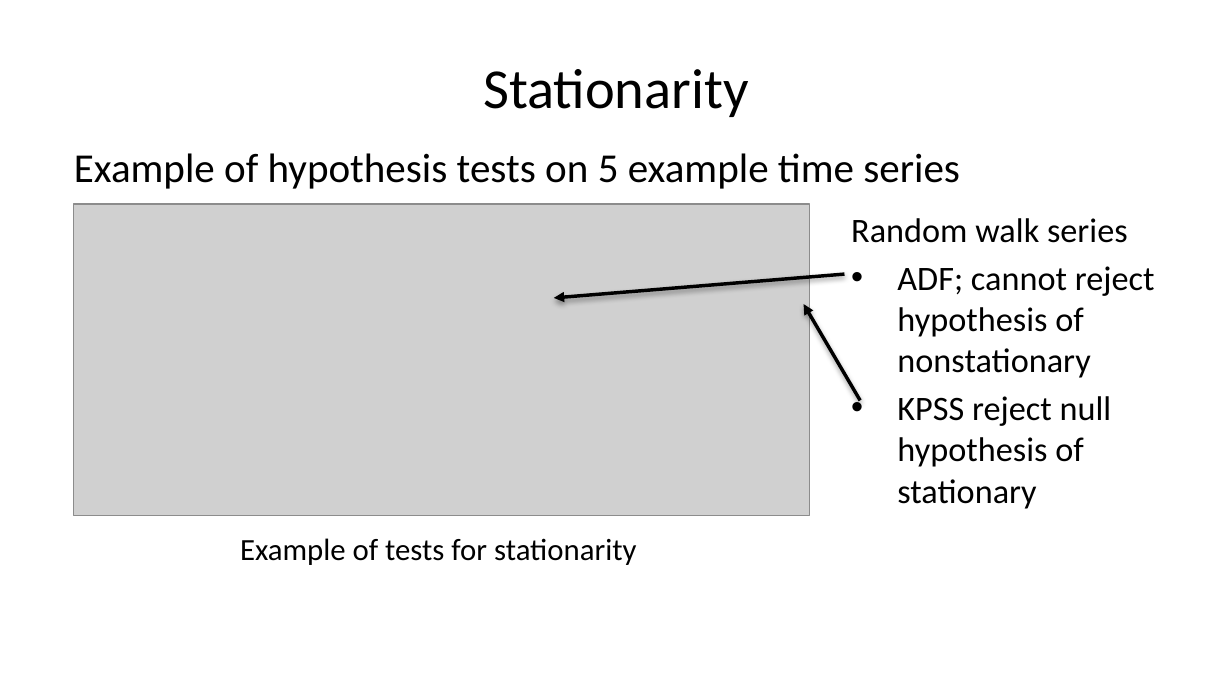
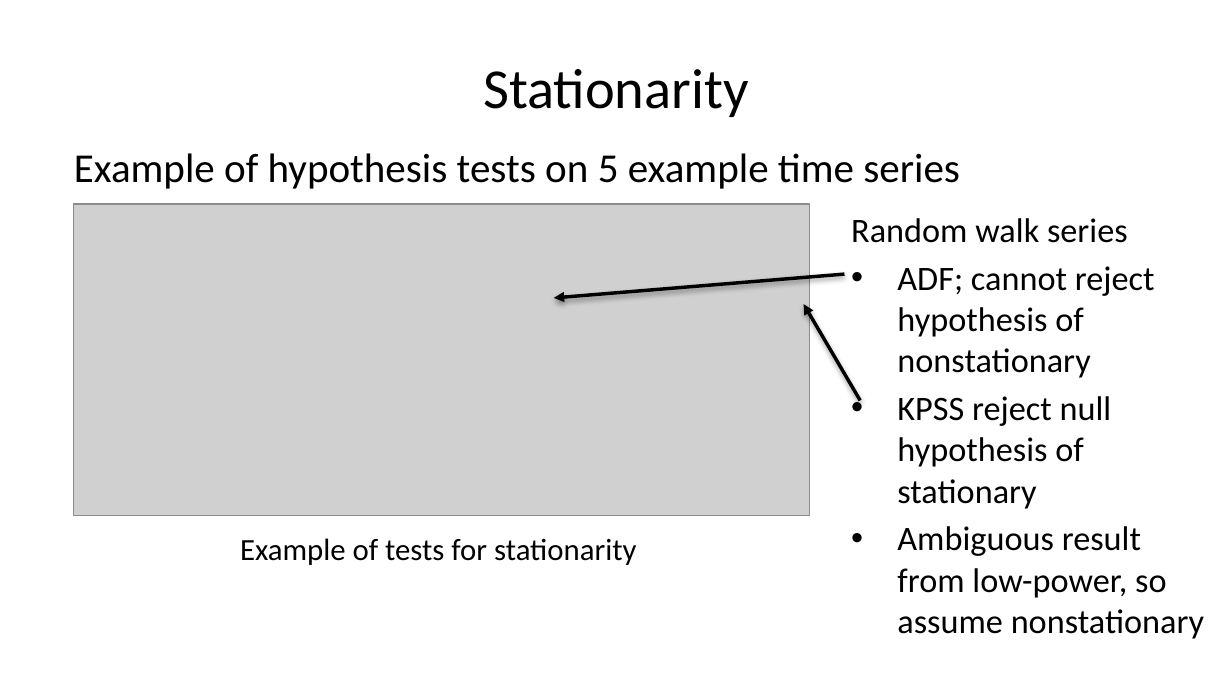
Before and after one commit to StephenElston/CSCI-E-83, a slide deck: slide 68 of LectureSlides/11_PropertiesOfTimeSeries.pptx. Drawn at 1232x693 pixels with LibreOffice and Linux fonts; fonts in the diff are those of the drawing; grey boxes stand for pictures. Boxes give left, top, right and bottom in pixels: in the first picture for what was removed or moved away, otherwise in the second. Text is boxed around its words. In the diff, an @@ line names an element or a change of style, - is before the commit and + after.

```diff
--- a/LectureSlides/11_PropertiesOfTimeSeries.pptx
+++ b/LectureSlides/11_PropertiesOfTimeSeries.pptx
@@ text at (897, 526, 1204, 639): paragraph added @@
+• Ambiguous result from low-power, so assume nonstationary
```
Also in this commit, not shown: 7 other slides changed.
